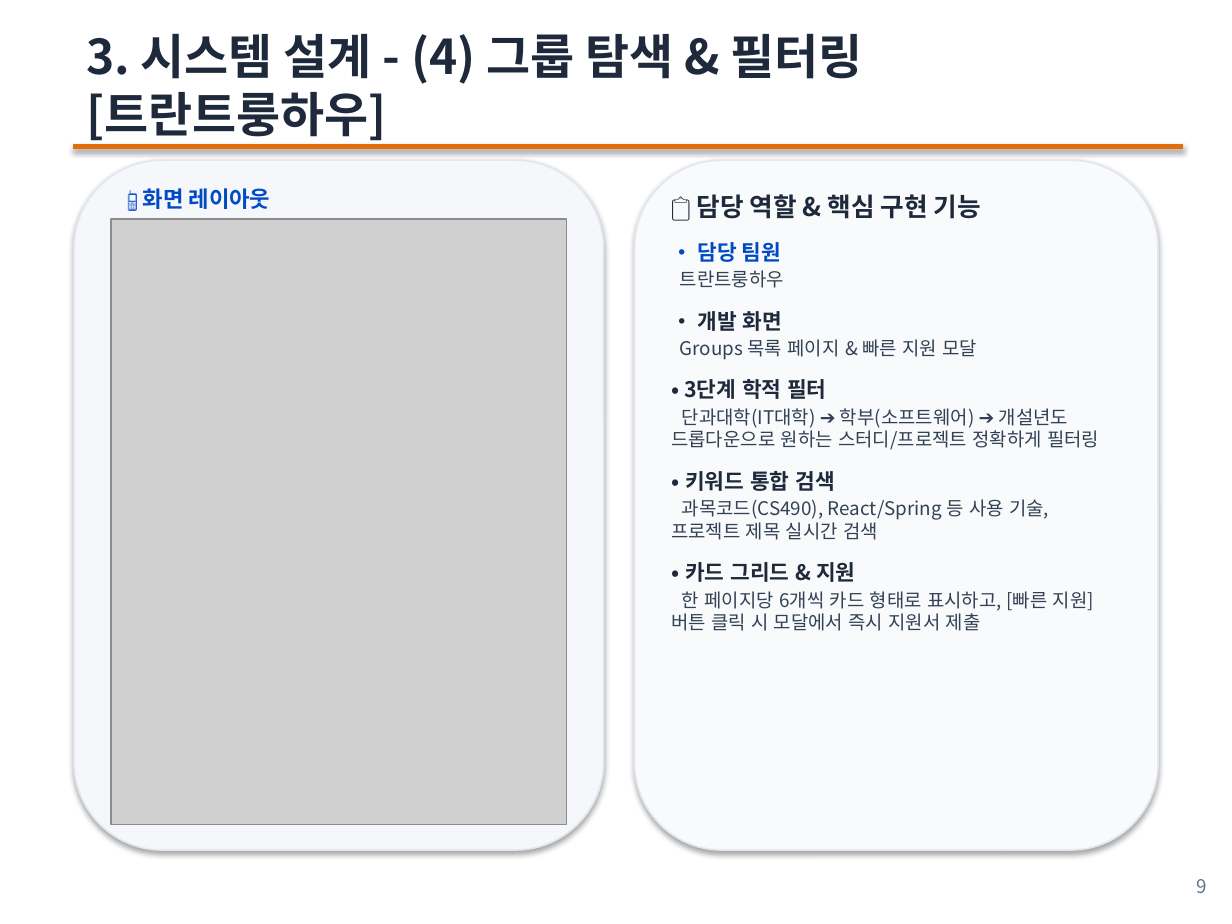
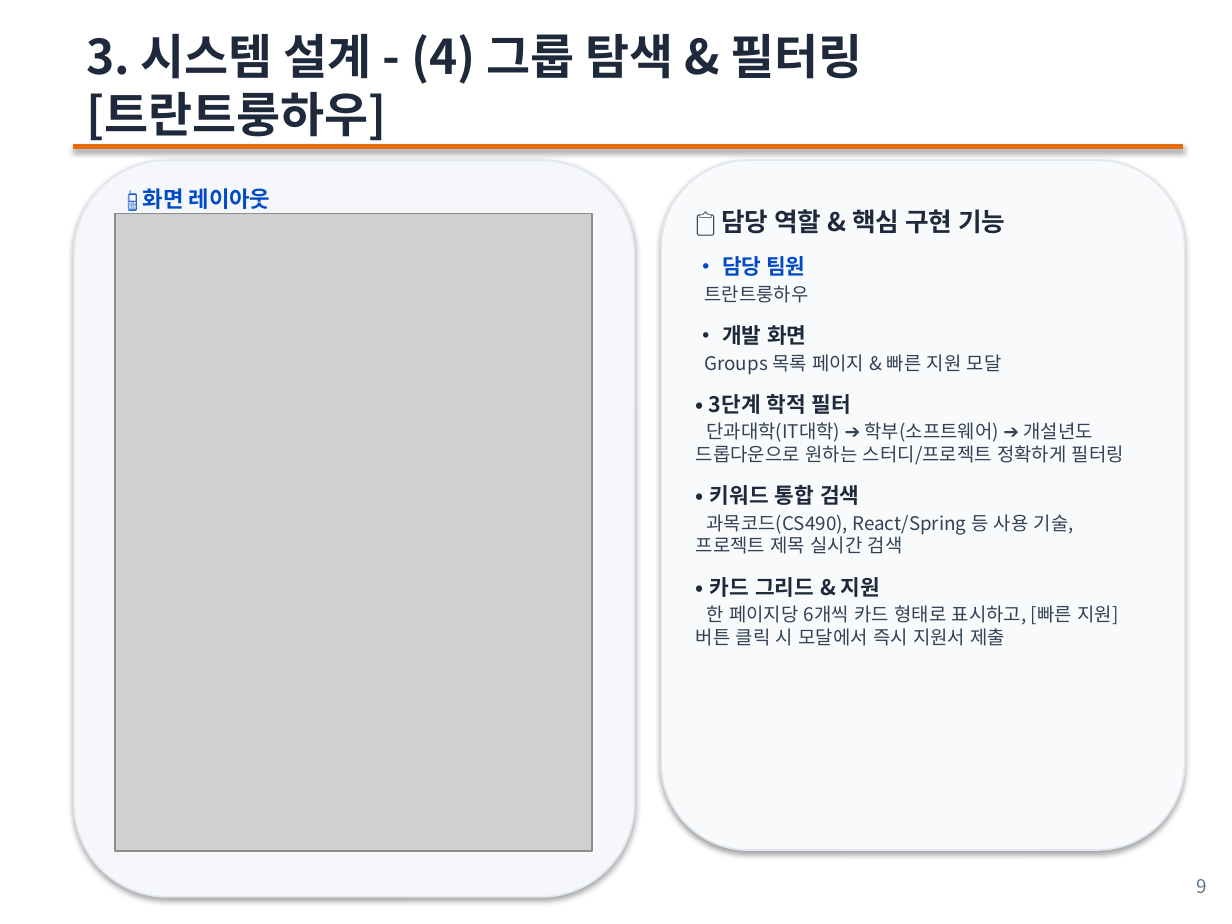
Before and after one commit to OnlyDev321/campus-match, a slide deck: slide 9 of CampusMatch.pptx. Drawn at 1232x924 pixels with LibreOffice and Linux fonts; fonts in the diff are those of the drawing; grey boxes stand for pictures. Boxes give left, top, right and bottom in pixels: in the first picture for what was removed or moved away, otherwise in the second. Text is boxed around its words. In the diff, an @@ line names an element or a change of style, - is before the commit and + after.

```diff
--- a/CampusMatch.pptx
+++ b/CampusMatch.pptx
@@ rounded rectangle: place and size @@
-rounded rectangle at (74, 160, 604, 850)
+rounded rectangle at (74, 160, 634, 897)
@@ rounded rectangle: place and size @@
-rounded rectangle at (634, 160, 1158, 850)
+rounded rectangle at (662, 160, 1185, 850)
@@ text "📋 담당 역할 & 핵심 ...": place and size @@
-text "📋 담당 역할 & 핵심 ..." at (671, 194, 1099, 631)
+text "📋 담당 역할 & 핵심 ..." at (696, 209, 1124, 646)
@@ picture: place and size @@
-picture at (111, 219, 567, 824)
+picture at (115, 213, 591, 851)
```
Also in this commit, not shown: 6 other slides changed, 2 slides added, 1 slide removed, 1 other file.
